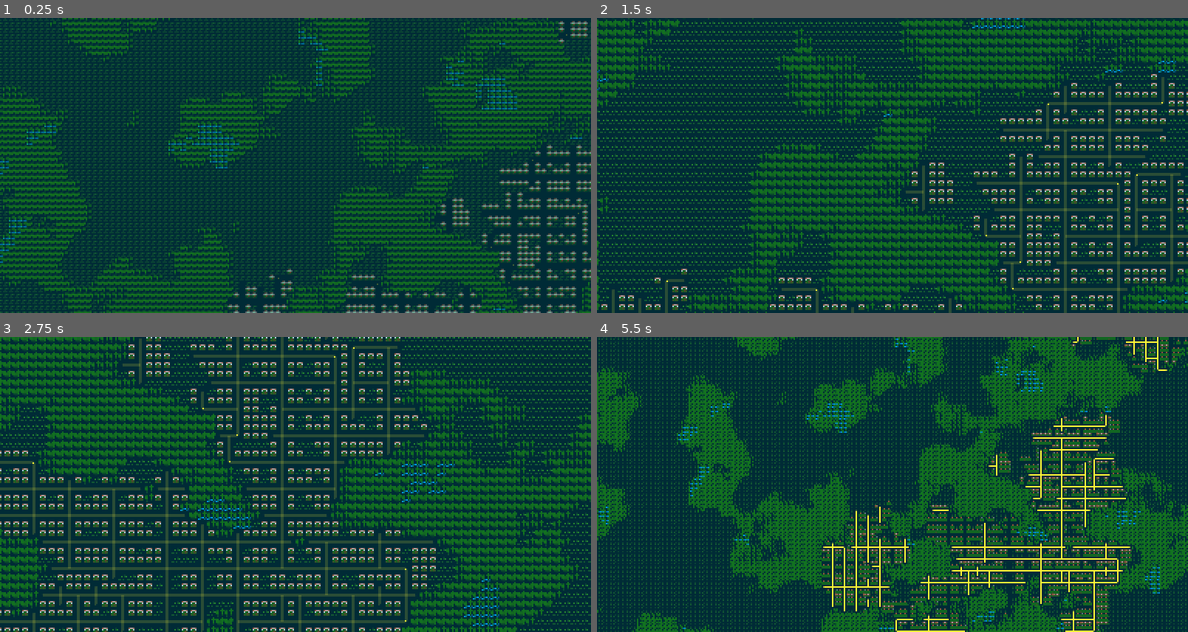
Above: before the commit, frames 1-4 (two rows, left to right).
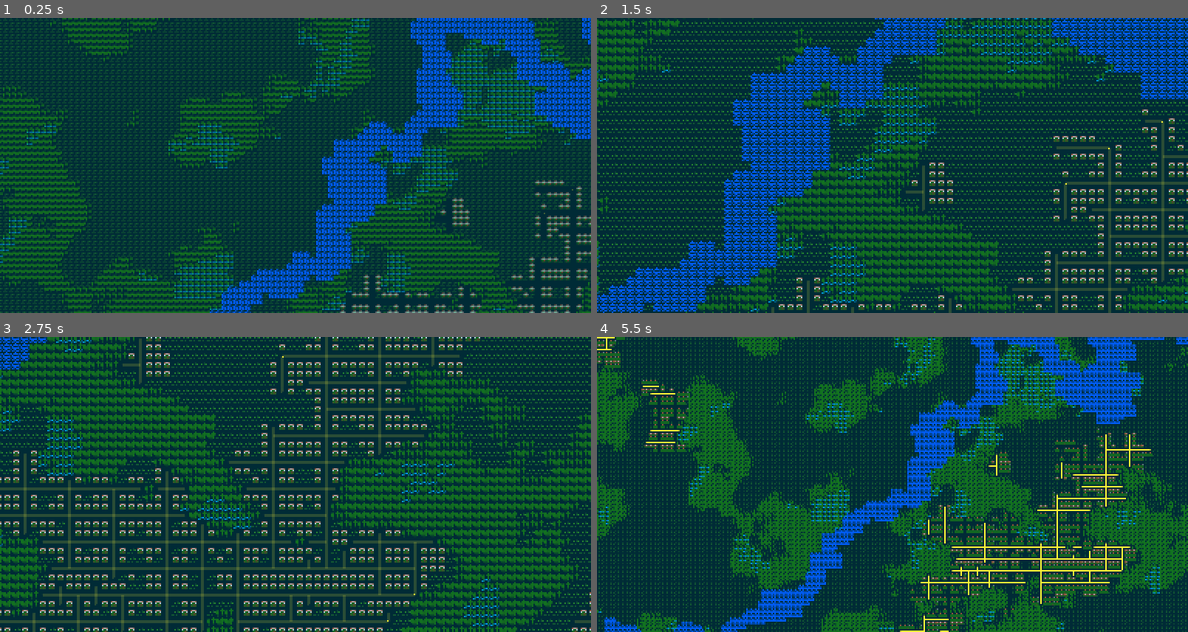
Above: after the commit, the same moments.

Repository: AliveGh0st/overmapchunkdemo
Game: Godot game, scene res://Scenes/overmap_system.tscn
Two runs of this game, one before a commit and one after it. Both use one fixed random seed, a clock stepped at 60 frames per second and the inputs below.
Inputs (mouse positions are in pixels of both pictures, inside the frame that each line leads up to):
- Up to frame 1 (0.25 s): no input
- Up to frame 2 (1.5 s): tap Enter at 0.5 s; move the mouse to (1022, 150) at 0.52 s; hold Right (ui_right) 0.53-1.28 s; hold Z 0.53-1.28 s; click (1022, 150) at 0.67 s; move the mouse to (774, 180) at 1.27 s; hold Down (ui_down) from 1.28 s (still down); tap Tab at 1.35 s
- Up to frame 3 (2.75 s): move the mouse to (354, 419) at 2.02 s; release Down (ui_down) at 2.03 s; hold Right (ui_right) from 2.03 s (still down); tap I at 2.1 s
- Up to frame 4 (5.5 s): move the mouse to (862, 543) at 2.77 s; release Right (ui_right) at 2.78 s; hold Up (ui_up) 2.78-3.53 s; tap Z at 2.85 s; click (862, 543) at 2.92 s; move the mouse to (1069, 528) at 3.52 s; hold Left (ui_left) 3.53-5.03 s; tap Tab at 3.6 s; move the mouse to (715, 440) at 4.27 s; tap I at 4.35 s; move the mouse to (922, 484) at 5.02 s; hold Down (ui_down) from 5.03 s (still down); hold Z from 5.03 s (still down); click (922, 484) at 5.17 s

The runs differ from the first frame. In frame 1, 17% of the frame differs, in the area x 23-100%, y 0-100%; in frame 2, 25%, in the area x 0-100%, y 0-100%; in frame 3, 11%; in frame 4, 18%.

Commit message:
refactor: 优化河流生成逻辑

Diff:
--- a/Scripts/overmap_renderer.gd
+++ b/Scripts/overmap_renderer.gd
@@ -453,7 +453,7 @@
 	place_rivers()
 
 	# 2. 生成湖泊（可能会覆盖部分河流）
-	place_lakes()
+	# place_lakes()
 
 	# 3. 生成森林（在所有水体生成后，森林密度计算后）
 	place_forests()
@@ -520,7 +520,6 @@
 	# === 处理与相邻区块的河流连接 ===
 
 	# 1. 处理北邻区块的河流连接
-	var starts_from_north_added = 0
 	var north_chunk_coord = p_chunk_coord + Vector2i(0, -1)
 	if generated_chunks.has(north_chunk_coord):
 		for i in range(2, Config.RenderConfig.CHUNK_SIZE - 2):
@@ -532,20 +531,17 @@
 			if is_world_coord_river.call(p_neighbour_world):
 				terrain_data[p_mine_world] = Config.TerrainConfig.TYPE_RIVER
 
-			# 检查是否需要创建新的河流起点
+			# 检查是否需要创建新的河流起点（匹配C++逻辑：无数量限制，仅依靠概率和距离）
 			if is_world_coord_river.call(p_neighbour_world) and \
 			   is_world_coord_river.call(p_neighbour_world + Vector2i(1, 0)) and \
 			   is_world_coord_river.call(p_neighbour_world + Vector2i(-1, 0)):
-				if starts_from_north_added < 3 and \
-				   _one_in(river_placement_chance_divider) and (river_starts_local.is_empty() or \
-				   river_starts_local.back().x < (i - 8) * river_brush_size_factor):
+				if _one_in(river_placement_chance_divider) and (river_starts_local.is_empty() or \
+				   river_starts_local.back().x < (i - 6) * river_brush_size_factor):
 					river_starts_local.append(p_mine_local)
-					starts_from_north_added += 1
 
 	var rivers_from_north_count = river_starts_local.size()
 
 	# 2. 处理西邻区块的河流连接
-	var starts_from_west_added = 0
 	var west_chunk_coord = p_chunk_coord + Vector2i(-1, 0)
 	if generated_chunks.has(west_chunk_coord):
 		for i in range(2, Config.RenderConfig.CHUNK_SIZE - 2):
@@ -556,17 +552,15 @@
 			if is_world_coord_river.call(p_neighbour_world):
 				terrain_data[p_mine_world] = Config.TerrainConfig.TYPE_RIVER
 
+			# 匹配C++逻辑：无数量限制
 			if is_world_coord_river.call(p_neighbour_world) and \
 			   is_world_coord_river.call(p_neighbour_world + Vector2i(0, 1)) and \
 			   is_world_coord_river.call(p_neighbour_world + Vector2i(0, -1)):
-				if starts_from_west_added < 3 and \
-				   _one_in(river_placement_chance_divider) and (river_starts_local.size() == rivers_from_north_count or \
-				   river_starts_local.back().y < (8) * river_brush_size_factor):
+				if _one_in(river_placement_chance_divider) and (river_starts_local.size() == rivers_from_north_count or \
+				   river_starts_local.back().y < (i - 6) * river_brush_size_factor):
 					river_starts_local.append(p_mine_local)
-					starts_from_west_added += 1
 
 	# 3. 处理南邻区块的河流连接
-	var ends_from_south_added = 0
 	var south_chunk_coord = p_chunk_coord + Vector2i(0, 1)
 	if generated_chunks.has(south_chunk_coord):
 		for i in range(2, Config.RenderConfig.CHUNK_SIZE - 2):
@@ -577,19 +571,17 @@
 			if is_world_coord_river.call(p_neighbour_world):
 				terrain_data[p_mine_world] = Config.TerrainConfig.TYPE_RIVER
 
+			# 匹配C++逻辑：无数量限制，无概率检查（终点）
 			if is_world_coord_river.call(p_neighbour_world) and \
 			   is_world_coord_river.call(p_neighbour_world + Vector2i(1, 0)) and \
 			   is_world_coord_river.call(p_neighbour_world + Vector2i(-1, 0)):
-				if ends_from_south_added < 3 and \
-				   (river_ends_local.is_empty() or \
-				   river_ends_local.back().x < (i - 8)):
+				if river_ends_local.is_empty() or \
+				   river_ends_local.back().x < (i - 6):
 					river_ends_local.append(p_mine_local)
-					ends_from_south_added += 1
 
 	var rivers_to_south_count = river_ends_local.size()
 
 	# 4. 处理东邻区块的河流连接
-	var ends_from_east_added = 0
 	var east_chunk_coord = p_chunk_coord + Vector2i(1, 0)
 	if generated_chunks.has(east_chunk_coord):
 		for i in range(2, Config.RenderConfig.CHUNK_SIZE - 2):
@@ -600,14 +592,13 @@
 			if is_world_coord_river.call(p_neighbour_world):
 				terrain_data[p_mine_world] = Config.TerrainConfig.TYPE_RIVER
 
+			# 匹配C++逻辑：无数量限制，无概率检查（终点）
 			if is_world_coord_river.call(p_neighbour_world) and \
 			   is_world_coord_river.call(p_neighbour_world + Vector2i(0, 1)) and \
 			   is_world_coord_river.call(p_neighbour_world + Vector2i(0, -1)):
-				if ends_from_east_added < 3 and \
-				   (river_ends_local.size() == rivers_to_south_count or \
-				   river_ends_local.back().y < (i - 8)):
+				if river_ends_local.size() == rivers_to_south_count or \
+				   river_ends_local.back().y < (i - 6):
 					river_ends_local.append(p_mine_local)
-					ends_from_east_added += 1
 
 	# === 平衡河流起点和终点数量 ===
 	var new_rivers_buffer: Array[Vector2i] = []
@@ -624,7 +615,7 @@
 				new_rivers_buffer.append(Vector2i(randi_range(10, Config.RenderConfig.CHUNK_SIZE - 11), 0))
 			if not has_west_neighbor and _one_in(river_placement_chance_divider):
 				new_rivers_buffer.append(Vector2i(0, randi_range(10, Config.RenderConfig.CHUNK_SIZE - 11)))
-			river_starts_local.append(_random_entry(new_rivers_buffer))
+			river_starts_local.append(new_rivers_buffer.pick_random())
 
 	# 如果缺少南/东邻居，补充河流终点
 	if not has_south_neighbor or not has_east_neighbor:
@@ -634,28 +625,30 @@
 				new_rivers_buffer.append(Vector2i(randi_range(10, Config.RenderConfig.CHUNK_SIZE - 11), Config.RenderConfig.CHUNK_SIZE - 1))
 			if not has_east_neighbor and _one_in(river_placement_chance_divider):
 				new_rivers_buffer.append(Vector2i(Config.RenderConfig.CHUNK_SIZE - 1, randi_range(10, Config.RenderConfig.CHUNK_SIZE - 11)))
-			river_ends_local.append(_random_entry(new_rivers_buffer))
+			river_ends_local.append(new_rivers_buffer.pick_random())
 
 	# === 实际绘制河流路径 ===
 	if river_starts_local.size() > river_ends_local.size() and not river_ends_local.is_empty():
 		var river_ends_copy = river_ends_local.duplicate()
 		while not river_starts_local.is_empty():
-			var start_pos = _random_entry_removed(river_starts_local)
+			var start_pos = river_starts_local.pick_random()
+			river_starts_local.erase(start_pos)
 			if not river_ends_local.is_empty():
 				var end_pos = river_ends_local.pop_front()
 				_draw_single_river_path(p_chunk_coord, start_pos, end_pos)
 			elif not river_ends_copy.is_empty():
-				var end_pos = _random_entry(river_ends_copy)
+				var end_pos = river_ends_copy.pick_random()
 				_draw_single_river_path(p_chunk_coord, start_pos, end_pos)
 	elif river_ends_local.size() > river_starts_local.size() and not river_starts_local.is_empty():
 		var river_starts_copy = river_starts_local.duplicate()
 		while not river_ends_local.is_empty():
-			var end_pos = _random_entry_removed(river_ends_local)
+			var end_pos = river_ends_local.pick_random()
+			river_ends_local.erase(end_pos)
 			if not river_starts_local.is_empty():
 				var start_pos = river_starts_local.pop_front()
 				_draw_single_river_path(p_chunk_coord, start_pos, end_pos)
 			elif not river_starts_copy.is_empty():
-				var start_pos = _random_entry(river_starts_copy)
+				var start_pos = river_starts_copy.pick_random()
 				_draw_single_river_path(p_chunk_coord, start_pos, end_pos)
 	elif not river_ends_local.is_empty():
 		# 如果数量不等，在地图中心添加随机起点
@@ -704,6 +697,7 @@
 		for i in range(-1 * river_scale, 1 * river_scale + 1):
 			for j in range(-1 * river_scale, 1 * river_scale + 1):
 				var brush_point_local = p2_local + Vector2i(j, i)
+				# C++使用简单的边界检查，确保在区块内
 				if CoordinateUtils.is_local_inbounds(brush_point_local):
 					var world_coord = CoordinateUtils.local_to_world(brush_point_local, p_chunk_coord)
 					if not _is_lake_at(world_coord) and _one_in(river_chance):
@@ -745,17 +739,18 @@
 		for i in range(-1 * river_scale, 1 * river_scale + 1):
 			for j in range(-1 * river_scale, 1 * river_scale + 1):
 				var brush_point_local = p2_local + Vector2i(j, i)
-				var world_coord = CoordinateUtils.local_to_world(brush_point_local, p_chunk_coord)
 
 				# 匹配C++版本的复杂边界检查逻辑
+				# 要么距离边界至少1格，要么接近目标位置
 				if (CoordinateUtils.is_local_inbounds(brush_point_local, 1) or
 					# 特殊情况：如果靠近目标位置，即使在边界也允许
 					(abs(pb_local.y - brush_point_local.y) < 4 and abs(pb_local.x - brush_point_local.x) < 4)):
 
-					# 如果超出区块边界，跳过
+					# 关键：如果超出区块边界，必须跳过（匹配C++的continue）
 					if not CoordinateUtils.is_local_inbounds(brush_point_local):
 						continue
 
+					var world_coord = CoordinateUtils.local_to_world(brush_point_local, p_chunk_coord)
 					if not _is_lake_at(world_coord) and _one_in(river_chance):
 						terrain_data[world_coord] = Config.TerrainConfig.TYPE_RIVER
 
@@ -775,28 +770,13 @@
 
 func _one_in(chance: int) -> bool:
 	"""
-	概率检查函数，完全匹配C++版本的逻辑
 	如果chance<=1则总是返回true，否则有1/chance的概率返回true
 	"""
 	if chance <= 1:
 		return true
 	return randi_range(0, chance - 1) == 0
 
-func _random_entry(arr: Array):
-	"""从数组中随机选择一个元素"""
-	if arr.is_empty():
-		return Vector2i.ZERO
-	return arr[randi() % arr.size()]
-
-func _random_entry_removed(arr: Array):
-	"""从数组中随机选择并移除一个元素"""
-	if arr.is_empty():
-		push_warning("Attempted to remove random entry from empty array.")
-		return Vector2.ZERO
-	var idx = randi() % arr.size()
-	var entry = arr[idx]
-	arr.remove_at(idx)
-	return entry
+
 
 # ============================================================================
 # 湖泊生成系统（完全匹配C++逻辑）
@@ -1683,7 +1663,7 @@
 				tmp.size = size
 		else:
 			placement_attempts = 0
-			tmp = _random_entry(cities_to_place)
+			tmp = cities_to_place.pick_random()
 			p_local = tmp.pos
 			var p_world = CoordinateUtils.local_to_world(p_local, chunk_coord)
 			terrain_data[p_world] = Config.TerrainConfig.TYPE_ROAD
@@ -2171,7 +2151,7 @@
 	# 循环选择，直到找到有效的建筑
 	var attempts = 0
 	while attempts < 100: # 防止无限循环
-		var ret = _random_entry(available_buildings)
+		var ret = available_buildings.pick_random()
 
 		# 检查独特性约束
 		var existing_unique = false
